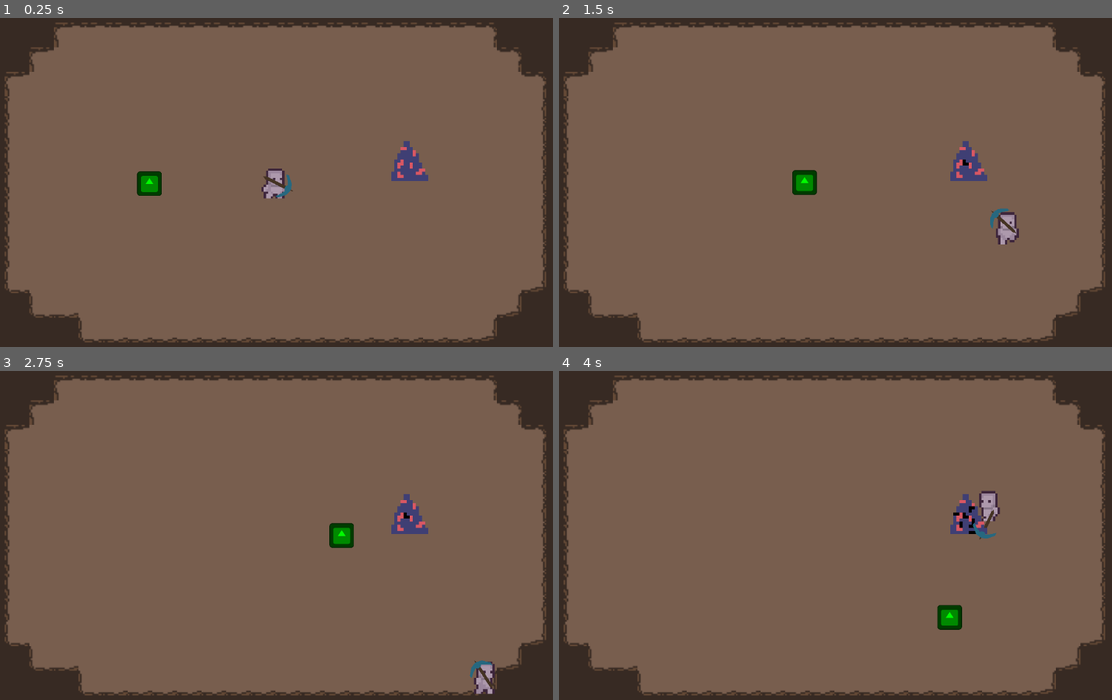
Above: before the commit, frames 1-4 (two rows, left to right).
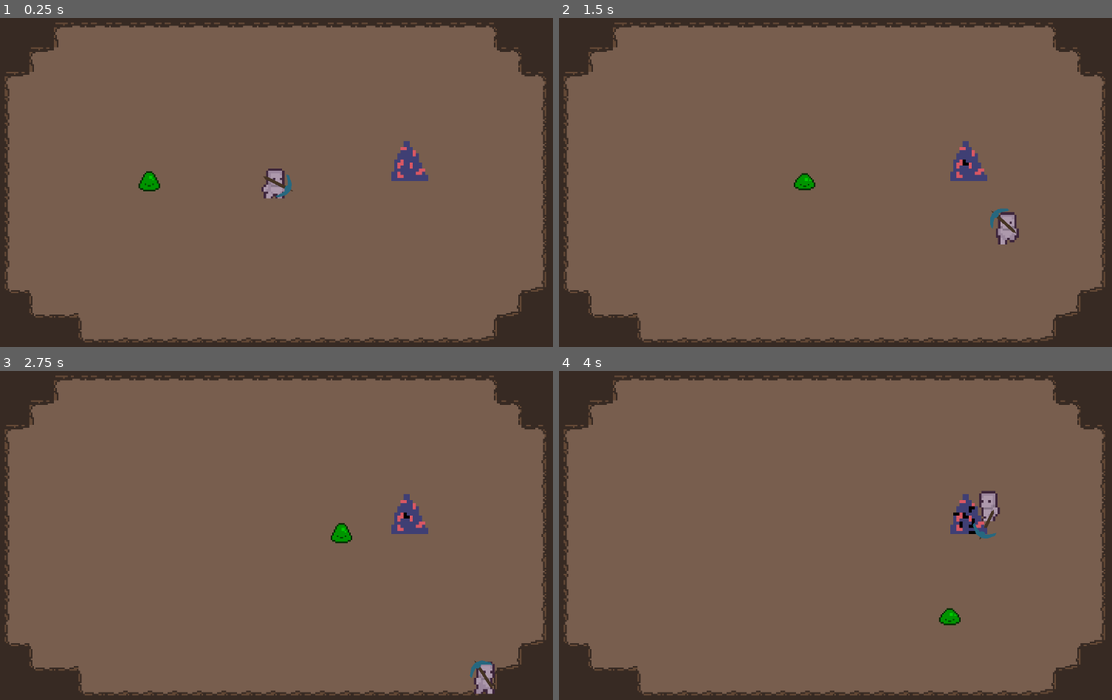
Above: after the commit, the same moments.

Repository: noahstelmak/dig-dig-down
Game: Godot game, scene res://floor_i.tscn
Two runs of this game, one before a commit and one after it. Both use one fixed random seed, a clock stepped at 60 frames per second and the inputs below. The engine's default icon, where the game draws it, is replaced by a stand-in: a white triangle on a blue panel in a dark square.
Inputs (mouse positions are in pixels of both pictures, inside the frame that each line leads up to):
- Up to frame 1 (0.25 s): no input
- Up to frame 2 (1.5 s): tap Enter (ui_accept) at 0.5, 0.77 s; move the mouse to (962, 166) at 0.52 s; hold D (right) 0.53-1.28 s; click (962, 166) at 0.6 s; move the mouse to (713, 198) at 1.27 s; hold S (down) from 1.28 s (still down); click (713, 198) at 1.35 s
- Up to frame 3 (2.75 s): tap Enter (ui_accept) at 1.52 s; move the mouse to (331, 463) at 2.02 s; release S (down) at 2.03 s; hold D (right) from 2.03 s (still down); click (331, 463) at 2.1 s
- Up to frame 4 (4 s): move the mouse to (802, 601) at 2.77 s; release D (right) at 2.78 s; hold W (up) 2.78-3.53 s; click (802, 601) at 2.85 s; tap Enter (ui_accept) at 3.02, 3.77 s; move the mouse to (1012, 584) at 3.52 s; hold A (left) from 3.53 s (still down); click (1012, 584) at 3.6 s

The runs differ from the first frame. In frame 1, 0.2% of the frame differs, in the area x 3-98%, y 4-97%; in frame 2, 0.3%; in frame 3, 0.3%; in frame 4, 0.3%.

Commit message:
Slaymie Sprites & Misc

Diff:
--- a/project.godot
+++ b/project.godot
@@ -48,3 +48,7 @@
 "events": [Object(InputEventMouseButton,"resource_local_to_scene":false,"resource_name":"","device":-1,"window_id":0,"a …(253 unchanged characters)…
 ]
 }
+
+[rendering]
+
+textures/canvas_textures/default_texture_filter=0
--- a/scenes/entities/enemies/enemy.gd
+++ b/scenes/entities/enemies/enemy.gd
@@ -5,6 +5,8 @@
 @export var max_health := 30
 @onready var current_health : float = max_health
 var knockback := Vector2.ZERO
+
+signal imdying
 
 func receive_damage(damage:float, knockback_power:float, font_of_damage_position : Vector2) -> void:
 	var knockback_direction = font_of_damage_position.direction_to(global_position)
@@ -15,4 +17,4 @@
 	print(current_health)
 
 	if current_health <= 0.0:
-		queue_free()
+		imdying.emit()
--- a/scenes/entities/enemies/slaymie/slaymie.gd
+++ b/scenes/entities/enemies/slaymie/slaymie.gd
@@ -7,21 +7,36 @@
 var targetCooldown = 0
 @export var targetRefresh = 0.2
 
+var isDying: bool = false;
+
 func _ready() -> void:
 	nav.target_position = Vector2(250,100)
 
 
 func _physics_process(delta: float) -> void:
+
+	if isDying:
+		if $AnimatedSprite2D.is_playing():
+			return;
+		else:
+			queue_free();
+			return
+
 	if target:
 		modulate = "#fb0000"
 		targetCooldown -= delta
+		$AnimatedSprite2D.play("Jump")
 		if targetCooldown <= 0:
 			nav.target_position = target.global_position
 			targetCooldown = targetRefresh
 	else:
+		$AnimatedSprite2D.play("Idle")
 		modulate = "#00fb00"
 
-	var dir = to_local(nav.get_next_path_position()).normalized()
+	var dir = Vector2.ZERO;
+
+	if NavigationServer2D.map_get_iteration_id(nav.get_navigation_map()) > 0:
+		dir = to_local(nav.get_next_path_position()).normalized()
 
 	velocity = dir * SPEED + knockback
 	knockback = knockback.lerp(Vector2.ZERO, 0.1)
@@ -31,7 +46,6 @@
 
 	move_and_slide()
 
-
 func _on_area_2d_body_entered(body: Node2D) -> void:
 	if body is Player:
 		targetCooldown = 0
@@ -40,3 +54,7 @@
 func _on_area_2d_body_exited(body: Node2D) -> void:
 	if body is Player:
 		target = null
+
+func _on_imdying():
+	$AnimatedSprite2D.play("Die");
+	isDying = true;
--- a/scenes/entities/enemies/slaymie/slaymie.tscn
+++ b/scenes/entities/enemies/slaymie/slaymie.tscn
@@ -1,7 +1,95 @@
-[gd_scene load_steps=5 format=3 uid="uid://5eh1gjfjv5iy"]
+[gd_scene load_steps=16 format=3 uid="uid://5eh1gjfjv5iy"]
 
 [ext_resource type="Script" path="res://scenes/entities/enemies/slaymie/slaymie.gd" id="1_rxi8c"]
-[ext_resource type="Texture2D" uid="uid://jfsxxhmudblc" path="res://icon.svg" id="2_3ik6d"]
+[ext_resource type="Texture2D" uid="uid://do3py3ni52yps" path="res://assets/DwarvenDelve/Characters/Enemies/SlimeSheet.png" id="2_h48ov"]
+
+[sub_resource type="AtlasTexture" id="AtlasTexture_tjrhy"]
+atlas = ExtResource("2_h48ov")
+region = Rect2(0, 0, 16, 16)
+
+[sub_resource type="AtlasTexture" id="AtlasTexture_jw3ru"]
+atlas = ExtResource("2_h48ov")
+region = Rect2(0, 16, 16, 16)
+
+[sub_resource type="AtlasTexture" id="AtlasTexture_syvh8"]
+atlas = ExtResource("2_h48ov")
+region = Rect2(16, 16, 16, 16)
+
+[sub_resource type="AtlasTexture" id="AtlasTexture_b5i4b"]
+atlas = ExtResource("2_h48ov")
+region = Rect2(0, 0, 16, 16)
+
+[sub_resource type="AtlasTexture" id="AtlasTexture_dka7w"]
+atlas = ExtResource("2_h48ov")
+region = Rect2(16, 0, 16, 16)
+
+[sub_resource type="AtlasTexture" id="AtlasTexture_muwle"]
+atlas = ExtResource("2_h48ov")
+region = Rect2(0, 0, 16, 16)
+
+[sub_resource type="AtlasTexture" id="AtlasTexture_0b11w"]
+atlas = ExtResource("2_h48ov")
+region = Rect2(0, 16, 16, 16)
+
+[sub_resource type="AtlasTexture" id="AtlasTexture_atw3d"]
+atlas = ExtResource("2_h48ov")
+region = Rect2(16, 0, 16, 16)
+
+[sub_resource type="AtlasTexture" id="AtlasTexture_u7son"]
+atlas = ExtResource("2_h48ov")
+region = Rect2(0, 32, 16, 16)
+
+[sub_resource type="AtlasTexture" id="AtlasTexture_2013c"]
+atlas = ExtResource("2_h48ov")
+region = Rect2(16, 0, 16, 16)
+
+[sub_resource type="SpriteFrames" id="SpriteFrames_on3pu"]
+animations = [{
+"frames": [{
+"duration": 1.0,
+"texture": SubResource("AtlasTexture_tjrhy")
+}, {
+"duration": 1.0,
+"texture": SubResource("AtlasTexture_jw3ru")
+}, {
+"duration": 1.0,
+"texture": SubResource("AtlasTexture_syvh8")
+}],
+"loop": false,
+"name": &"Die",
+"speed": 4.0
+}, {
+"frames": [{
+"duration": 1.0,
+"texture": SubResource("AtlasTexture_b5i4b")
+}, {
+"duration": 1.0,
+"texture": SubResource("AtlasTexture_dka7w")
+}],
+"loop": true,
+"name": &"Idle",
+"speed": 4.0
+}, {
+"frames": [{
+"duration": 1.0,
+"texture": SubResource("AtlasTexture_muwle")
+}, {
+"duration": 1.0,
+"texture": SubResource("AtlasTexture_0b11w")
+}, {
+"duration": 1.0,
+"texture": SubResource("AtlasTexture_atw3d")
+}, {
+"duration": 1.0,
+"texture": SubResource("AtlasTexture_u7son")
+}, {
+"duration": 1.0,
+"texture": SubResource("AtlasTexture_2013c")
+}],
+"loop": true,
+"name": &"Jump",
+"speed": 8.0
+}]
 
 [sub_resource type="RectangleShape2D" id="RectangleShape2D_un4ls"]
 size = Vector2(32, 32)
@@ -15,9 +103,11 @@
 wall_min_slide_angle = 0.0
 script = ExtResource("1_rxi8c")
 
-[node name="Sprite2D" type="Sprite2D" parent="."]
-scale = Vector2(0.25, 0.25)
-texture = ExtResource("2_3ik6d")
+[node name="AnimatedSprite2D" type="AnimatedSprite2D" parent="."]
+texture_filter = 1
+scale = Vector2(2, 2)
+sprite_frames = SubResource("SpriteFrames_on3pu")
+animation = &"Die"
 
 [node name="CollisionShape2D" type="CollisionShape2D" parent="."]
 shape = SubResource("RectangleShape2D_un4ls")
@@ -30,5 +120,6 @@
 [node name="CollisionShape2D" type="CollisionShape2D" parent="Area2D"]
 shape = SubResource("CircleShape2D_emrgq")
 
+[connection signal="imdying" from="." to="." method="_on_imdying"]
 [connection signal="body_entered" from="Area2D" to="." method="_on_area_2d_body_entered"]
 [connection signal="body_exited" from="Area2D" to="." method="_on_area_2d_body_exited"]
--- a/scenes/entities/player/dig_tool.gd
+++ b/scenes/entities/player/dig_tool.gd
@@ -28,7 +28,7 @@
 	toggle_animation *= -1
 	ANIMATION_PLAYER.play("digging")
 
-func _physics_process(delta):
+func _physics_process(_delta):
 	_get_input();
 
 
--- a/scenes/objects/minerals/base_ore.gd
+++ b/scenes/objects/minerals/base_ore.gd
@@ -1,6 +1,6 @@
 extends StaticBody2D
 
-class_name  Ore
+class_name Ore
 
 @export var max_health : float # O Noah quis usar Float
 @export var chunk : PackedScene
@@ -9,7 +9,6 @@
 @onready var current_health : float = max_health
 
 
-signal fall_to_pieces()
 signal health_changed(current_health : float, max_health : float)
 
 
--- a/scenes/objects/minerals/breaking_animation/breaking_animation.gd
+++ b/scenes/objects/minerals/breaking_animation/breaking_animation.gd
@@ -1,5 +1,5 @@
 extends AnimatedSprite2D
 
-
+@warning_ignore("narrowing_conversion")
 func update_state(current_health : float, max_health : float) -> void:
 	frame = remap(current_health, max_health, 0, 0, 5)
Not shown: 1 places in assets/tilesets/DwarvenDelveTileset.tres that only renumber resources
Not shown: 1 places in floor_i.tscn that only renumber resources
